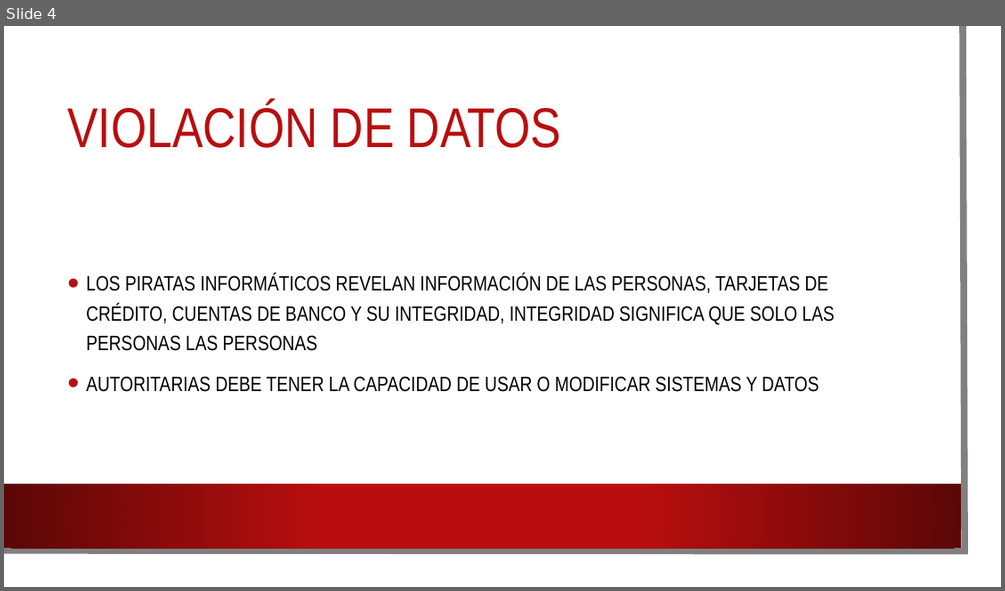
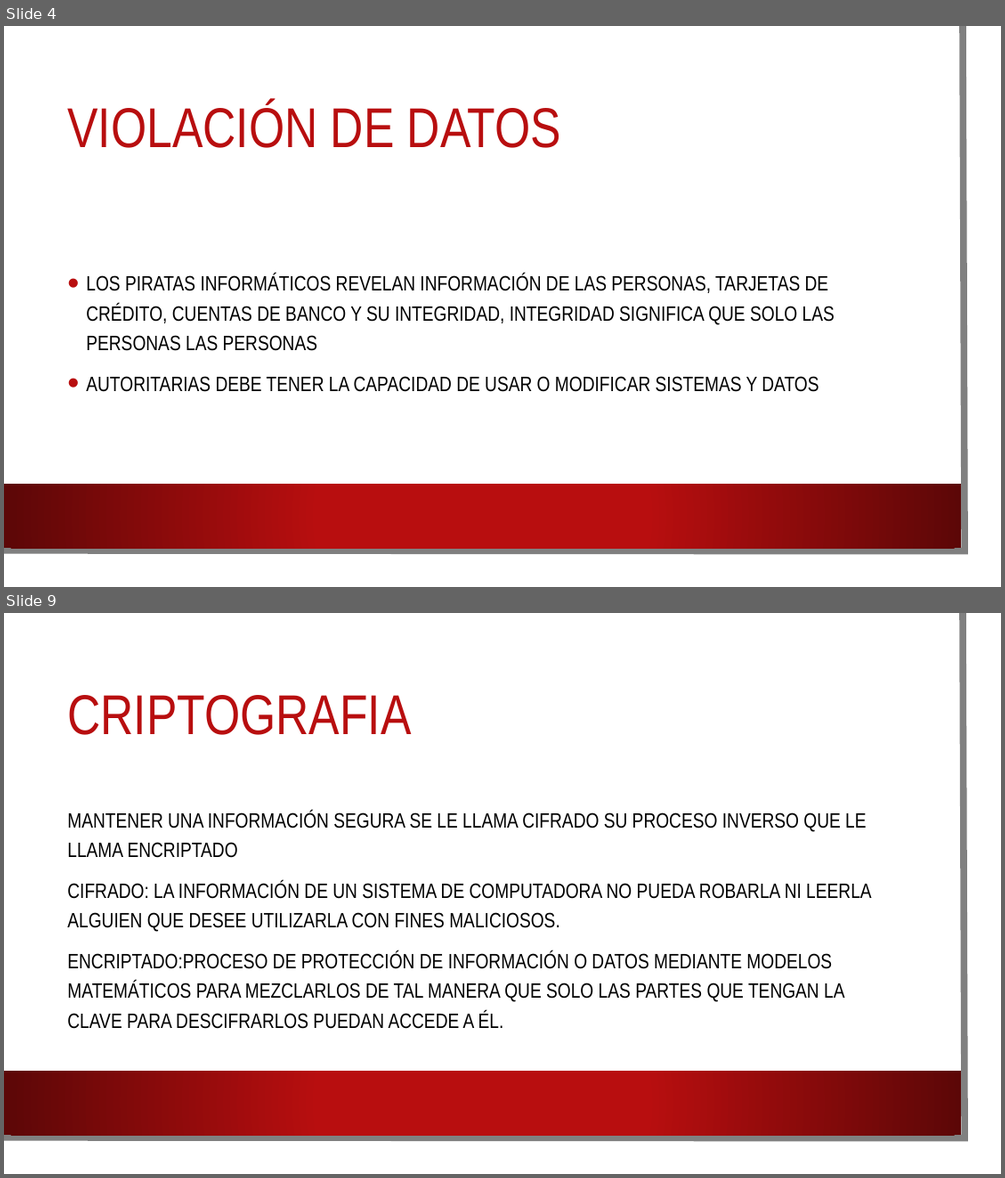
Before and after one commit to erickevsh/ImpSofSisIn, a slide deck: Ciber seguridad.pptx. Shown one above the other, each under a label of ours: slide 4 before the commit, slides 4 and 9 after it; the slides between them are not shown. The pictures are 1005x591 and 1005x1178 pixels, drawn with LibreOffice and Linux fonts; fonts in the diff are those of the drawing; background and template pictures are left out. Boxes give left, top, right and bottom in pixels: in the first picture for what was removed or moved away, otherwise in the second. Text is boxed around its words. In the diff, an @@ line names an element or a change of style, - is before the commit and + after.

```diff
--- a/Ciber seguridad.pptx
+++ b/Ciber seguridad.pptx
@@ slide 9 added at [4,613,1001,1174], background picture (left out); not listed: 3 template elements that a slide beside it also shows @@
@@ title added at [67,695,411,735], 54 pt, text #B80E0F @@
+CRIPTOGRAFIA
@@ text added at [67,811,871,1029], 20 pt, text #000000 @@
+MANTENER UNA INFORMACIÓN SEGURA SE LE LLAMA CIFRADO SU PROCESO INVERSO QUE LE LLAMA ENCRIPTADO
+CIFRADO: LA INFORMACIÓN DE UN SISTEMA DE COMPUTADORA NO PUEDA ROBARLA NI LEERLA ALGUIEN QUE DESEE UTILIZARLA CON FINES MALICIOSOS.
+ENCRIPTADO:PROCESO DE PROTECCIÓN DE INFORMACIÓN O DATOS MEDIANTE MODELOS MATEMÁTICOS PARA MEZCLARLOS DE TAL MANERA QUE SOLO LAS PARTES QUE TENGAN LA CLAVE PARA DESCIFRARLOS PUEDAN ACCEDE A ÉL.
```
Also in this commit, not shown: 5 other slides added.
